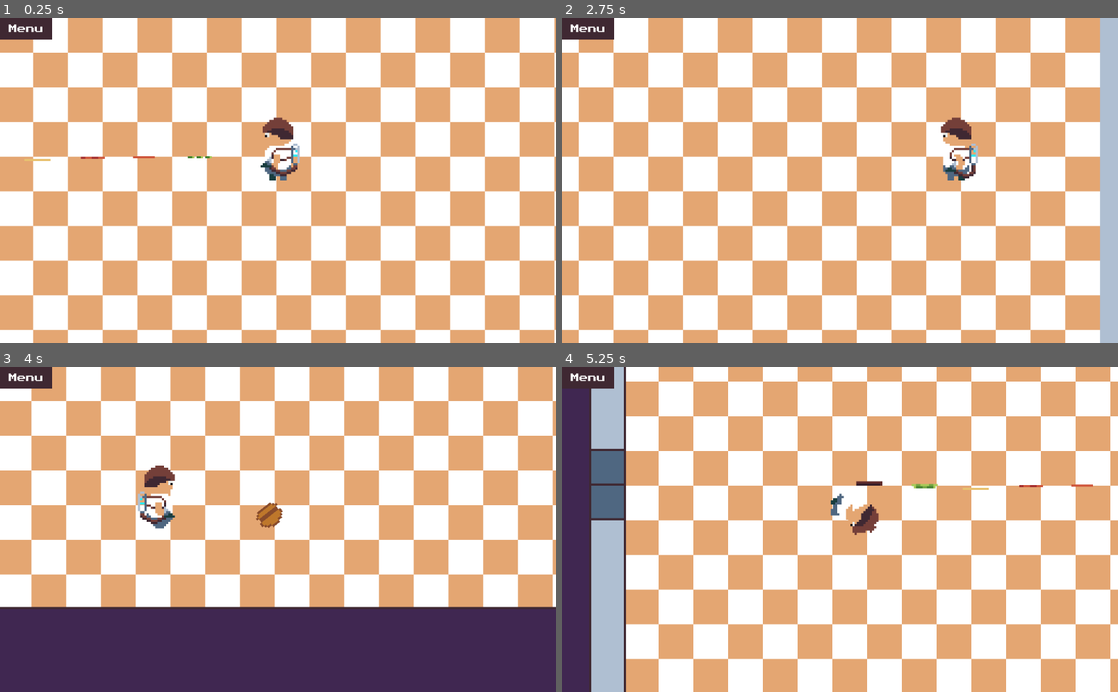
Above: before the commit, frames 1-4 (two rows, left to right).
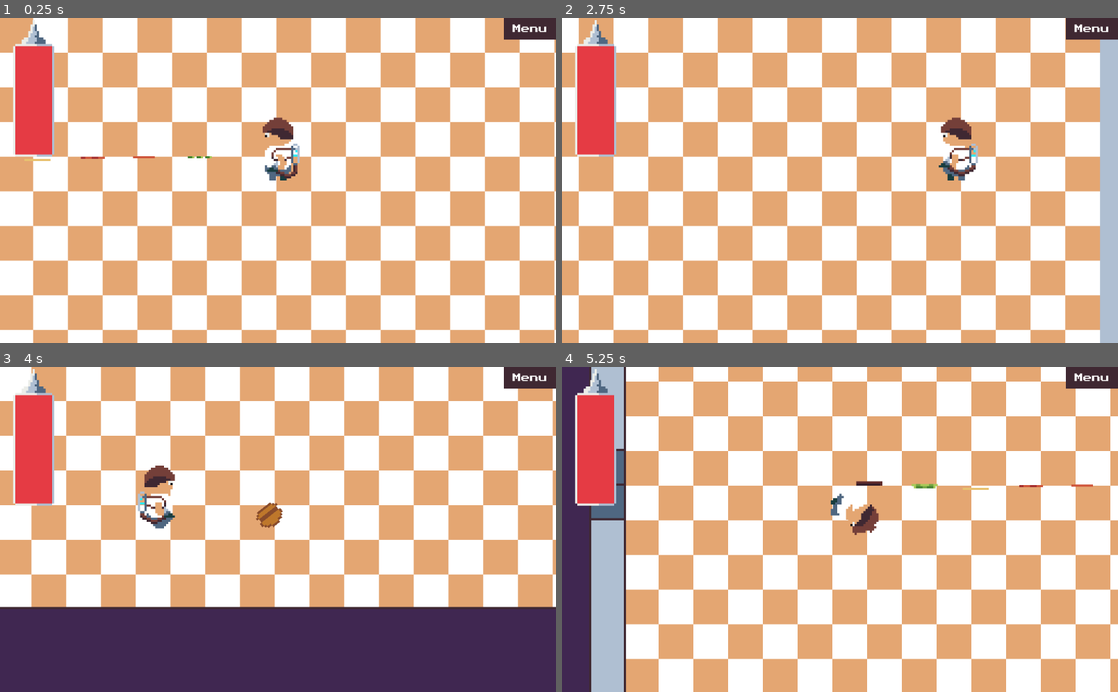
Above: after the commit, the same moments.

Repository: dardanbujupaj/night-shift
Game: Godot game, scene res://scenes/Diner.tscn
Same seed, same stepped clock (60 frames per second), same inputs: the game is played once before the commit and once after it. Sound files missing from this copy of the repository are replaced by a short silence.
Inputs (mouse positions are in pixels of both pictures, inside the frame that each line leads up to):
- Up to frame 1 (0.25 s): no input
- Up to frame 2 (2.75 s): move the mouse to (962, 164) at 0.52 s; hold D (move_right) 0.53-1.28 s; right-click (962, 164) at 0.6 s; move the mouse to (728, 196) at 1.27 s; hold S (move_down) 1.28-2.03 s; click (728, 196) at 1.35 s; move the mouse to (895, 109) at 2.02 s; hold D (move_right) from 2.03 s (still down); hold R from 2.03 s (still down)
- Up to frame 3 (4 s): move the mouse to (250, 594) at 2.77 s; release D (move_right) at 2.78 s; release R at 2.78 s; hold W (move_up) 2.78-3.53 s; right-click (250, 594) at 2.85 s; move the mouse to (444, 578) at 3.52 s; press the mouse at (444, 578) at 3.53 s; hold A (move_left) from 3.53 s (still down)
- Up to frame 4 (5.25 s): move the mouse to (673, 480) at 4.27 s; release the mouse at (673, 480) at 4.28 s; tap R at 4.35 s; move the mouse to (867, 529) at 5.02 s; release A (move_left) at 5.03 s; hold S (move_down) from 5.03 s (still down); right-click (867, 529) at 5.1 s

The runs differ from the first frame. In frame 1, 4.0% of the frame differs, in the area x 0-100%, y 0-50%; in frame 2, 4.0%; in frame 3, 3.8%; in frame 4, 3.8%.

Commit message:
more camerashake when hit. add a healthbar.

Diff:
--- a/scenes/Diner.tscn
+++ b/scenes/Diner.tscn
@@ -137,7 +137,9 @@
 [node name="CanvasLayer" type="CanvasLayer" parent="."]
 
 [node name="HBoxContainer" type="HBoxContainer" parent="CanvasLayer"]
-margin_right = 40.0
+anchor_left = 1.0
+anchor_right = 1.0
+margin_left = -96.0
 margin_bottom = 40.0
 theme = ExtResource( 7 )
 __meta__ = {
--- a/scenes/character/Character.gd
+++ b/scenes/character/Character.gd
@@ -11,7 +11,8 @@
 
 const WEAPON_KICKBACK = 300
 
-var hitpoints = 10
+var max_hitpoints = 10.0
+var hitpoints: float setget _set_hitpoints
 
 
 var fire_rate = 3
@@ -38,7 +39,9 @@
 
 # Called when the node enters the scene tree for the first time.
 func _ready():
-	pass
+	$CanvasLayer/HealthBar.max_health = max_hitpoints
+	self.hitpoints = max_hitpoints
+
 
 
 func _process(delta):
@@ -88,6 +91,9 @@
 
 
 
+func _set_hitpoints(new_hitpoints):
+	hitpoints = new_hitpoints
+	$CanvasLayer/HealthBar.health = new_hitpoints
 
 func shoot():
 	if (OS.get_ticks_msec() - last_shot) > 1000 / fire_rate:
@@ -115,11 +121,11 @@
 	$CollisionShape2D.disabled = true
 
 func hit(damage: int, impact_velocity: Vector2) -> void:
-	hitpoints -= damage
+	self.hitpoints -= damage
 	if hitpoints <= 0:
 		die()
 	knockback_velocity += impact_velocity
-	$Camera2D.add_trauma(.3)
+	$Camera2D.add_trauma(.5)
 
 	$HitTween.interpolate_property(self, "modulate", Color.white, Color.white * 2, 0.1, Tween.TRANS_BOUNCE, Tween.EASE_IN_OUT)
 	$HitTween.interpolate_property(self, "modulate", Color.white * 2, Color.white, 0.1, Tween.TRANS_BOUNCE, Tween.EASE_IN_OUT, 0.1)
--- a/scenes/character/Character.tscn
+++ b/scenes/character/Character.tscn
@@ -1,9 +1,10 @@
-[gd_scene load_steps=17 format=2]
+[gd_scene load_steps=18 format=2]
 
 [ext_resource path="res://scenes/character/character_side.png" type="Texture" id=1]
 [ext_resource path="res://scenes/character/Character.gd" type="Script" id=2]
 [ext_resource path="res://scenes/character/ShakeCamera.gd" type="Script" id=3]
 [ext_resource path="res://sound/shot.wav" type="AudioStream" id=4]
+[ext_resource path="res://scenes/character/HealthBar.tscn" type="PackedScene" id=5]
 
 [sub_resource type="RectangleShape2D" id=1]
 extents = Vector2( 8, 8 )
@@ -82,6 +83,7 @@
 position = Vector2( 0, -16 )
 frames = SubResource( 12 )
 animation = "walk"
+frame = 2
 playing = true
 
 [node name="DodgeAudioStreamPlayer" type="AudioStreamPlayer2D" parent="."]
@@ -90,4 +92,8 @@
 stream = ExtResource( 4 )
 
 [node name="HitTween" type="Tween" parent="."]
+
+[node name="CanvasLayer" type="CanvasLayer" parent="."]
+
+[node name="HealthBar" parent="CanvasLayer" instance=ExtResource( 5 )]
 [connection signal="animation_finished" from="AnimatedSprite" to="." method="_on_AnimatedSprite_animation_finished"]
--- /dev/null
+++ b/scenes/character/HealthBar.gd
@@ -0,0 +1,20 @@
+extends TextureProgress
+
+const RESOLUTION = 10
+
+export(float) var max_health = 10
+var health: float setget _set_health
+
+
+# Called when the node enters the scene tree for the first time.
+func _ready():
+	max_value = max_health * RESOLUTION * 1.25
+	self.health = max_health
+
+
+func _set_health(new_health):
+	health = new_health
+	print("new health " +str(new_health))
+	$Tween.interpolate_property(self, "value", float(value), float(health * RESOLUTION), 0.5,Tween.TRANS_CUBIC, Tween.EASE_OUT)
+	$Tween.connect("tween_step", self, "step")
+	$Tween.start()
--- /dev/null
+++ b/scenes/character/HealthBar.tscn
@@ -0,0 +1,23 @@
+[gd_scene load_steps=5 format=2]
+
+[ext_resource path="res://scenes/character/healthbar_bottle/healthbar_bottle_bottle.png" type="Texture" id=1]
+[ext_resource path="res://scenes/character/healthbar_bottle/healthbar_bottle_ketchup.png" type="Texture" id=2]
+[ext_resource path="res://scenes/character/healthbar_bottle/healthbar_bottle_empty.png" type="Texture" id=3]
+[ext_resource path="res://scenes/character/HealthBar.gd" type="Script" id=4]
+
+[node name="HealthBar" type="TextureProgress"]
+pause_mode = 2
+margin_right = 40.0
+margin_bottom = 40.0
+max_value = 125.0
+value = 100.0
+texture_under = ExtResource( 3 )
+texture_over = ExtResource( 1 )
+texture_progress = ExtResource( 2 )
+fill_mode = 3
+script = ExtResource( 4 )
+__meta__ = {
+"_edit_use_anchors_": false
+}
+
+[node name="Tween" type="Tween" parent="."]
--- a/scenes/character/ShakeCamera.gd
+++ b/scenes/character/ShakeCamera.gd
@@ -1,8 +1,8 @@
 extends Camera2D
 
-export var max_offset : float = 30.0
-export var max_roll : float = 30.0
-export var trauma_reduction : float = 2.5
+export var max_offset : float = 50.0
+export var max_roll : float = 50.0
+export var trauma_reduction : float = 2
 
 var base_seed: int = 0
 var trauma : float = 0.0
Binary file added: scenes/character/healthbar_bottle.aseprite
Binary file added: scenes/character/healthbar_bottle/healthbar_bottle_bottle.png
Not shown, added: scenes/character/healthbar_bottle/healthbar_bottle_bottle.png.import
Binary file added: scenes/character/healthbar_bottle/healthbar_bottle_empty.png
Not shown, added: scenes/character/healthbar_bottle/healthbar_bottle_empty.png.import
Binary file added: scenes/character/healthbar_bottle/healthbar_bottle_ketchup.png
Not shown, added: scenes/character/healthbar_bottle/healthbar_bottle_ketchup.png.import
